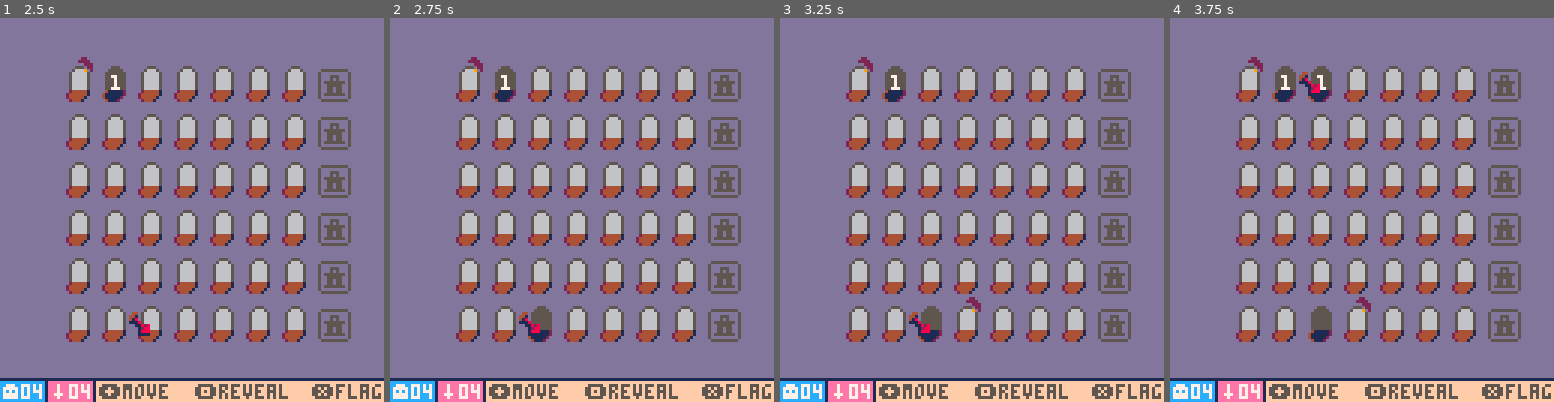
Above: before the commit, frames 1-4 (left to right).
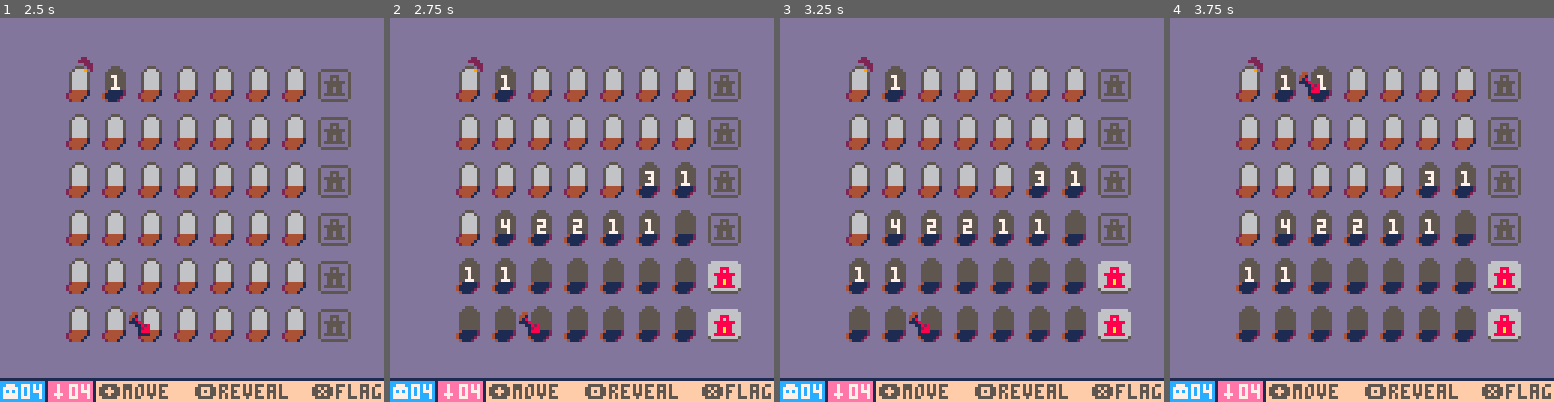
Above: after the commit, the same moments.

Repository: J0shW/ghosthunter
Game: PICO-8 cartridge ghosthunter.p8
The game is run twice, just before and just after one commit, with the same random seed, the same clock (stepped at 60 frames per second) and the same inputs.
Inputs:
- Up to frame 1 (2.5 s): tap X (X key) at 0.33, 1.07, 1.85 s; tap O (Z key) at 0.7, 1.7, 2.1 s; hold Right 1.6-2.1 s; hold Up 2.15-2.42 s; hold Right from 2.47 s (still down)
- Up to frame 2 (2.75 s): keep holding Right; tap O (Z key) at 2.5 s
- Up to frame 3 (3.25 s): tap O (Z key) at 2.9 s; tap X (X key) at 2.97 s; release Right at 3.03 s; hold Left from 3.08 s (still down)
- Up to frame 4 (3.75 s): tap O (Z key) at 3.3, 3.7 s; release Left at 3.58 s; hold Down from 3.63 s (still down)

Frame 1 is identical in both runs. In frame 2, 9.0% of the frame differs, in the area x 17-92%, y 38-85%; in frame 3, 9.1%; in frame 4, 9.1%.

Commit message:
Better reveal algorithm

Diff:
--- a/main.lua
+++ b/main.lua
@@ -95,7 +95,10 @@
    end
 
    if board[i]==tileStates.emptyRevealed then
-    countNeighbors(i, tx+3, ty+3)
+    local count = countNeighbors(i)
+    if count>0 then
+     print(count, tx+3, ty+3, 7)
+    end
    end
    if board[i]==tileStates.emptyFlagged or board[i]==tileStates.ghostFlagged or board[i]==tileStates.curseFlagged then
     spr(19, tx+1, ty-6)
@@ -260,13 +263,13 @@
     activeUpgradeRow=nil
    else
     if board[cursor]==tileStates.empty or board[cursor]==tileStates.emptyFlagged then
-     board[cursor]=tileStates.emptyRevealed
+     revealTile(cursor)
      sfx(0)
     elseif board[cursor]==tileStates.ghost or board[cursor]==tileStates.ghostFlagged then
-     board[cursor]=tileStates.ghostRevealed
+     revealTile(cursor)
      sfx(2)
     elseif board[cursor]==tileStates.curse or board[cursor]==tileStates.curseFlagged then
-     board[cursor]=tileStates.curseRevealed
+     revealTile(cursor)
      sfx(1)
     end
    end
@@ -325,7 +328,7 @@
  end
 end
 
-function countNeighbors(i, x, y)
+function countNeighbors(i)
  local count=0
  local aboveExists=i>boardWidth
  local belowExists=i<=(boardWidth*boardHeight)-boardWidth
@@ -381,8 +384,67 @@
   end
  end
 
- if count>0 then
-  print(count, x, y, 7)
+ return count
+end
+
+-- reveal the tile at the given index
+-- if the tile is empty and has zero neighbors, reveal other empty tiles around it
+function revealTile(tileIndex)
+ if board[tileIndex]==tileStates.ghost or board[tileIndex]==tileStates.ghostFlagged then
+  board[tileIndex]=tileStates.ghostRevealed
+ elseif board[tileIndex]==tileStates.curse or board[tileIndex]==tileStates.curseFlagged then
+  board[tileIndex]=tileStates.curseRevealed
+ elseif board[tileIndex]==tileStates.empty or board[tileIndex]==tileStates.emptyFlagged then
+  board[tileIndex]=tileStates.emptyRevealed
+
+  -- if it has zero neighbors, reveal the neighbors
+  if countNeighbors(tileIndex)==0 then
+   local aboveExists=tileIndex>boardWidth
+   local belowExists=tileIndex<=(boardWidth*boardHeight)-boardWidth
+   local leftExists=tileIndex%boardWidth!=1
+   local rightExists=tileIndex%boardWidth!=0
+
+   if aboveExists then
+    if board[tileIndex-boardWidth]==tileStates.empty then
+     revealTile(tileIndex-boardWidth)
+    end
+   end
+   if belowExists then
+    if board[tileIndex+boardWidth]==tileStates.empty then
+     revealTile(tileIndex+boardWidth)
+    end
+   end
+   if leftExists then
+    if board[tileIndex-1]==tileStates.empty then
+     revealTile(tileIndex-1)
+    end
+   end
+   if rightExists then
+    if board[tileIndex+1]==tileStates.empty then
+     revealTile(tileIndex+1)
+    end
+   end
+   if aboveExists and leftExists then
+    if board[tileIndex-boardWidth-1]==tileStates.empty then
+     revealTile(tileIndex-boardWidth-1)
+    end
+   end
+   if aboveExists and rightExists then
+    if board[tileIndex-boardWidth+1]==tileStates.empty then
+     revealTile(tileIndex-boardWidth+1)
+    end
+   end
+   if belowExists and leftExists then
+    if board[tileIndex+boardWidth-1]==tileStates.empty then
+     revealTile(tileIndex+boardWidth-1)
+    end
+   end
+   if belowExists and rightExists then
+    if board[tileIndex+boardWidth+1]==tileStates.empty then
+     revealTile(tileIndex+boardWidth+1)
+    end
+   end
+  end
  end
 end
 
